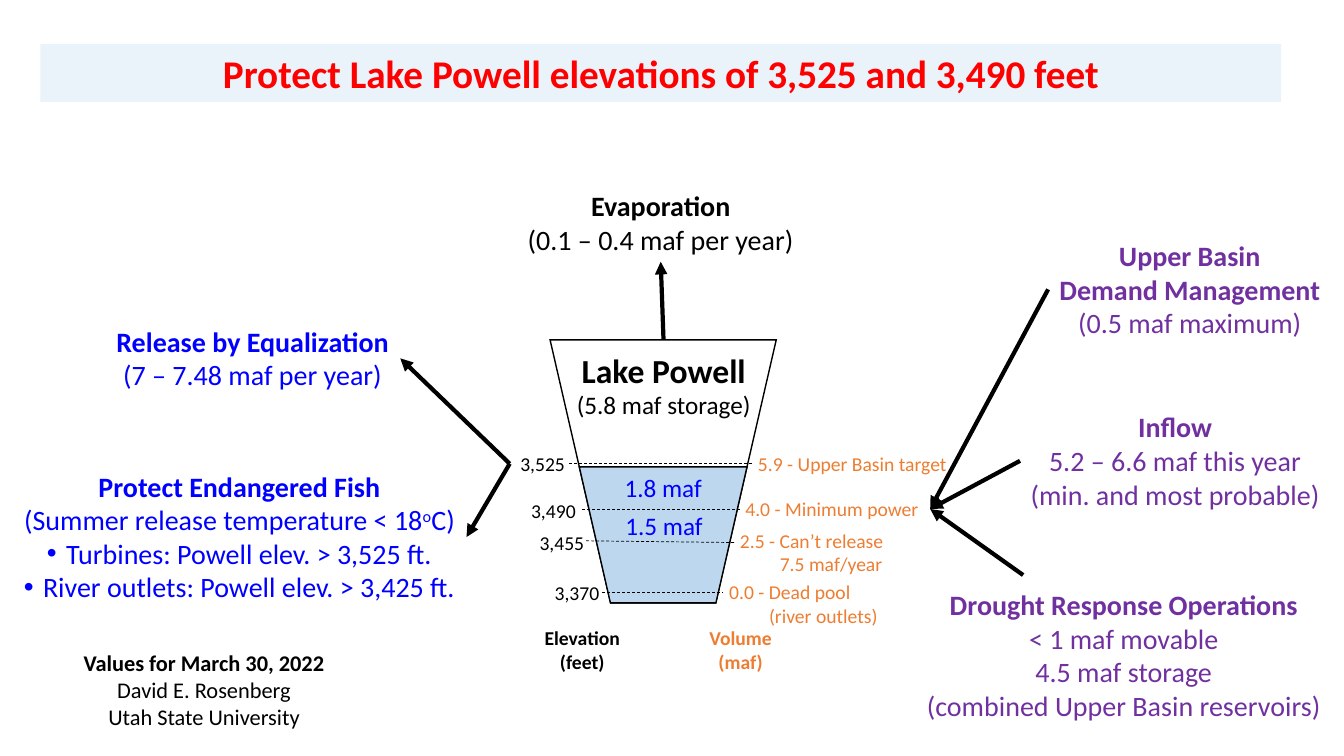
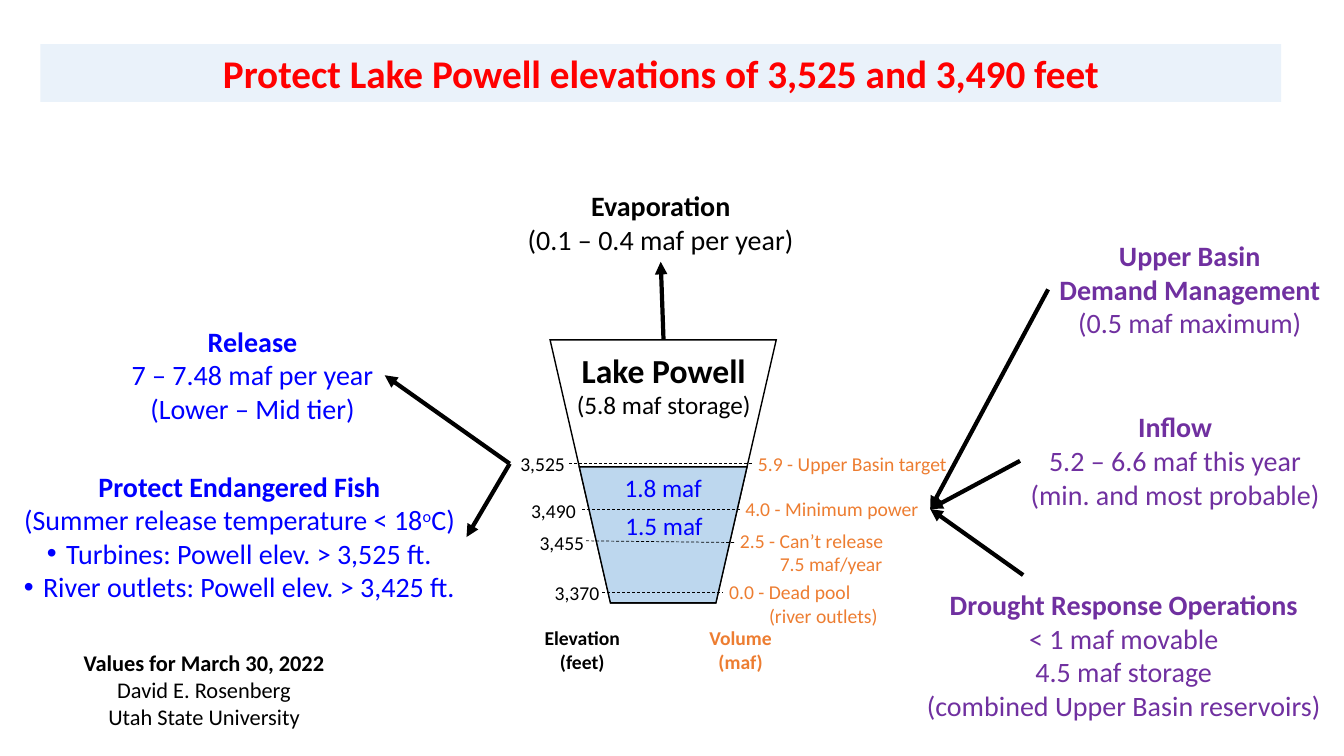
Before and after one commit to dzeke/ColoradoRiverCoding, a slide deck: slide 1 of ProtectPowell/ProtectLakePowell.pptx. Drawn at 1344x756 pixels with LibreOffice and Linux fonts; fonts in the diff are those of the drawing. Boxes give left, top, right and bottom in pixels: in the first picture for what was removed or moved away, otherwise in the second. Text is boxed around its words. In the diff, an @@ line names an element or a change of style, - is before the commit and + after.

```diff
--- a/ProtectPowell/ProtectLakePowell.pptx
+++ b/ProtectPowell/ProtectLakePowell.pptx
@@ text at (x1=132, y1=332, x2=373, y2=423): text changed; bold off @@
-Release by Equalization
-(7 – 7.48 maf per year)
+Release
+7 – 7.48 maf per year
+(Lower – Mid tier)
@@ arrow moved from (510, 464) - (400, 358) to (510, 464) - (385, 375) @@
```
Also in this commit, not shown: 1 other file.
